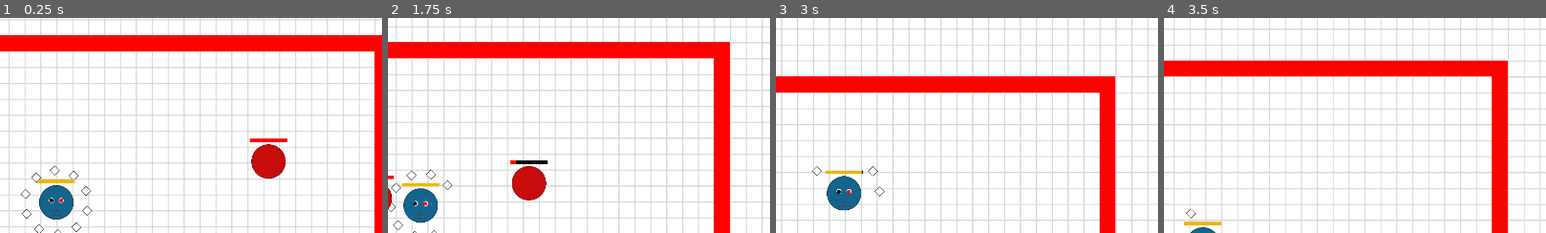
Above: before the commit, frames 1-4 (left to right).
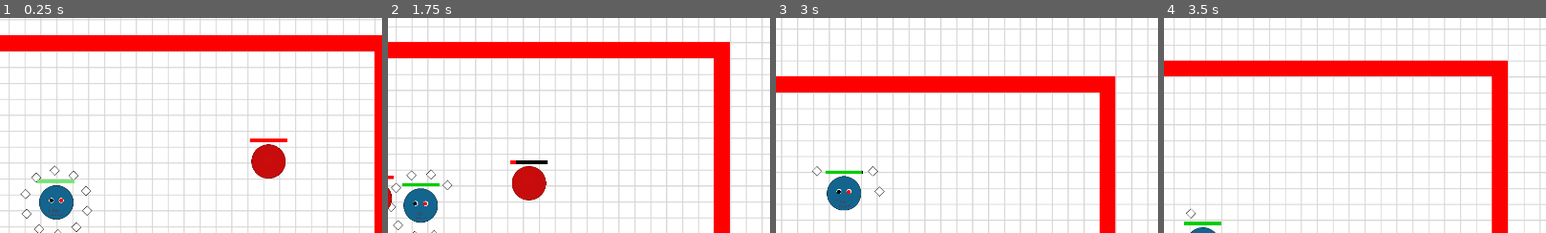
Above: after the commit, the same moments.

Repository: tim2go/wumpusflorr
Game: Godot game, scene res://scenes/test_level.tscn
Same seed, same stepped clock (60 frames per second), same inputs: the game is played once before the commit and once after it.
Inputs (mouse positions are % of the whole screen's width and height, from its top left):
- Up to frame 1 (0.25 s): no input
- Up to frame 2 (1.75 s): move the mouse to (72, 45) at 0.52 s; click (72, 45) at 0.6 s; move the mouse to (30, 55) at 1.27 s; click (30, 55) at 1.35 s
- Up to frame 3 (3 s): move the mouse to (60, 28) at 2.02 s; click (60, 28) at 2.1 s; move the mouse to (45, 70) at 2.77 s; click (45, 70) at 2.85 s
- Up to frame 4 (3.5 s): no input
The pictures show only the part of the screen within x 43-93%, y 7-57%; the shares and areas given below are measured in that part.

The runs differ from the first frame. In frame 1, 0.2% of the frame differs, in the area x 9-20%, y 75-77%; in frame 2, 0.2%, in the area x 3-14%, y 76-79%; in frame 3, 0.2%; in frame 4, 0.2%.

Commit message:
added punishment for draining all stamina

Diff:
--- a/scenes/enemy.tscn
+++ b/scenes/enemy.tscn
@@ -9,18 +9,18 @@
 [sub_resource type="CircleShape2D" id="CircleShape2D_4ra3w"]
 radius = 67.1193
 
-[node name="Enemy" type="CharacterBody2D" unique_id=878562135]
+[node name="Enemy" type="CharacterBody2D"]
 script = ExtResource("1_md0e3")
 
-[node name="Sprite2D" type="Sprite2D" parent="." unique_id=1936694061]
+[node name="Sprite2D" type="Sprite2D" parent="."]
 texture = ExtResource("1_7p1mj")
 
-[node name="EnemyArea" type="Area2D" parent="." unique_id=1026640713]
+[node name="EnemyArea" type="Area2D" parent="."]
 
-[node name="CollisionShape2D" type="CollisionShape2D" parent="EnemyArea" unique_id=414983732]
+[node name="CollisionShape2D" type="CollisionShape2D" parent="EnemyArea"]
 shape = SubResource("CircleShape2D_md0e3")
 
-[node name="HPBarBg" type="ColorRect" parent="." unique_id=1285356948]
+[node name="HPBarBg" type="ColorRect" parent="."]
 unique_name_in_owner = true
 offset_left = -75.0
 offset_top = -91.0
@@ -28,7 +28,7 @@
 offset_bottom = -77.0
 color = Color(0, 0, 0, 1)
 
-[node name="HPBar" type="ColorRect" parent="." unique_id=1333897367]
+[node name="HPBar" type="ColorRect" parent="."]
 unique_name_in_owner = true
 offset_left = -75.0
 offset_top = -91.0
@@ -36,7 +36,7 @@
 offset_bottom = -77.0
 color = Color(1, 0, 0, 1)
 
-[node name="CollisionShape2D" type="CollisionShape2D" parent="." unique_id=1152465347]
+[node name="CollisionShape2D" type="CollisionShape2D" parent="."]
 shape = SubResource("CircleShape2D_4ra3w")
 
 [connection signal="area_entered" from="EnemyArea" to="." method="_on_enemy_area_area_entered"]
--- a/scenes/pellet.tscn
+++ b/scenes/pellet.tscn
@@ -1,19 +1,19 @@
-[gd_scene format=3 uid="uid://bsro54eqwx8p4"]
+[gd_scene load_steps=4 format=3 uid="uid://bsro54eqwx8p4"]
 
 [ext_resource type="Texture2D" uid="uid://o4j40rew4mul" path="res://assets/textures/basic_petal.png" id="1_bonx2"]
-[ext_resource type="Script" uid="uid://c8wagehfv0gkc" path="res://scripts/pellet.gd" id="2_imiex"]
+[ext_resource type="Script" uid="uid://c8wagehfv0gkc" path="res://scripts/pellet.gd" id="2_dirtd"]
 
 [sub_resource type="RectangleShape2D" id="RectangleShape2D_bonx2"]
 size = Vector2(32.5269, 32.5269)
 
-[node name="Pellet" type="Sprite2D" unique_id=1519219341]
+[node name="Pellet" type="Sprite2D"]
 texture = ExtResource("1_bonx2")
-script = ExtResource("2_imiex")
+script = ExtResource("2_dirtd")
 
-[node name="PelletArea" type="Area2D" parent="." unique_id=871987998]
+[node name="PelletArea" type="Area2D" parent="."]
 unique_name_in_owner = true
 
-[node name="CollisionShape2D" type="CollisionShape2D" parent="PelletArea" unique_id=1831926424]
+[node name="CollisionShape2D" type="CollisionShape2D" parent="PelletArea"]
 position = Vector2(1.19209e-07, 3.57628e-07)
 rotation = 0.785398
 shape = SubResource("RectangleShape2D_bonx2")
--- a/scenes/player.tscn
+++ b/scenes/player.tscn
@@ -11,23 +11,23 @@
 [sub_resource type="CircleShape2D" id="CircleShape2D_qhqgy"]
 radius = 69.0
 
-[node name="Player" type="CharacterBody2D"]
+[node name="Player" type="CharacterBody2D" unique_id=1086275422]
 script = ExtResource("2_qhqgy")
 pellet = ExtResource("2_dqkch")
 
-[node name="Sprite2D" type="Sprite2D" parent="."]
+[node name="Sprite2D" type="Sprite2D" parent="." unique_id=1483842698]
 texture = ExtResource("1_3vyb7")
 script = ExtResource("4_smehm")
 
-[node name="left_eye" type="Node2D" parent="."]
+[node name="left_eye" type="Node2D" parent="." unique_id=1982079494]
 unique_name_in_owner = true
 position = Vector2(20, -8)
 
-[node name="right_eye" type="Node2D" parent="."]
+[node name="right_eye" type="Node2D" parent="." unique_id=194378427]
 unique_name_in_owner = true
 position = Vector2(-20, -8)
 
-[node name="StaminaBarBg" type="ColorRect" parent="."]
+[node name="StaminaBarBg" type="ColorRect" parent="." unique_id=1239098937]
 unique_name_in_owner = true
 offset_left = -75.0
 offset_top = -91.0
@@ -35,25 +35,24 @@
 offset_bottom = -77.0
 color = Color(0, 0, 0, 1)
 
-[node name="StaminaBar" type="ColorRect" parent="."]
+[node name="StaminaBar" type="ColorRect" parent="." unique_id=1469473204]
 unique_name_in_owner = true
 offset_left = -75.0
 offset_top = -91.0
 offset_right = 75.0
 offset_bottom = -77.0
-color = Color(0.93, 0.71300006, 0, 1)
 
-[node name="Camera2D" type="Camera2D" parent="."]
+[node name="Camera2D" type="Camera2D" parent="." unique_id=1202893106]
 unique_name_in_owner = true
 position_smoothing_enabled = true
 position_smoothing_speed = 1.5
 
-[node name="CollisionShape2D" type="CollisionShape2D" parent="." unique_id=703667899]
+[node name="CollisionShape2D" type="CollisionShape2D" parent="." unique_id=217623649]
 shape = SubResource("CircleShape2D_dqkch")
 
-[node name="PlayerArea" type="Area2D" parent="."]
+[node name="PlayerArea" type="Area2D" parent="." unique_id=1470528636]
 
-[node name="CollisionShape2D" type="CollisionShape2D" parent="PlayerArea" unique_id=184435781]
+[node name="CollisionShape2D" type="CollisionShape2D" parent="PlayerArea" unique_id=954082079]
 shape = SubResource("CircleShape2D_qhqgy")
 
 [connection signal="area_entered" from="PlayerArea" to="." method="_on_player_area_area_entered"]
--- a/scenes/test_level.tscn
+++ b/scenes/test_level.tscn
@@ -14,23 +14,23 @@
 physics_layer_0/collision_layer = 1
 sources/0 = SubResource("TileSetAtlasSource_j6w7d")
 
-[node name="Test Level" type="Node2D" unique_id=78575850]
+[node name="Test Level" type="Node2D"]
 
-[node name="TileMapLayer" type="TileMapLayer" parent="." unique_id=1823016208]
+[node name="TileMapLayer" type="TileMapLayer" parent="."]
 scale = Vector2(2, 2)
 tile_map_data = PackedByteArray("AAAAAAAAAAAAAAAAAAAAAAEAAAAAAAAAAAAAAAIAAAAAAAAAAAAAAAMAAAAAAAAAAAAAAAQAAAAAAAAAAAAAAA …(118720 unchanged characters)…
 tile_set = SubResource("TileSet_x4b8f")
 
-[node name="Player" parent="." unique_id=1232624048 instance=ExtResource("1_2venv")]
+[node name="Player" parent="." instance=ExtResource("1_2venv")]
 position = Vector2(768, 432)
 scale = Vector2(0.5, 0.5)
 
-[node name="Enemy" parent="." unique_id=1396968788 node_paths=PackedStringArray("player") instance=ExtResource("3_j6w7d")]
+[node name="Enemy" parent="." node_paths=PackedStringArray("player") instance=ExtResource("3_j6w7d")]
 position = Vector2(290, 380)
 scale = Vector2(0.5, 0.5)
 player = NodePath("../Player")
 
-[node name="Enemy2" parent="." unique_id=683269401 node_paths=PackedStringArray("player") instance=ExtResource("3_j6w7d")]
+[node name="Enemy2" parent="." node_paths=PackedStringArray("player") instance=ExtResource("3_j6w7d")]
 position = Vector2(1256, 338)
 scale = Vector2(0.5, 0.5)
 player = NodePath("../Player")
--- a/scripts/player.gd
+++ b/scripts/player.gd
@@ -9,7 +9,9 @@
 const max_stamina : int = 150
 const stamina_drain_per_sec : int = 75
 const stamina_recover_per_sec : int = 15
+const stamina_recover_punishment_percent : float = 0.8
 var stamina : float = max_stamina
+var stamina_fully_drained := false
 
 var pp : Vector2
 
@@ -50,25 +52,39 @@
 	if Input.is_action_just_released("left_click"):
 		left_click_down = false
 
+
 	# when left click held, radius of pellets increases
-	if left_click_down and stamina > 0:
+	if left_click_down and stamina > 0 and not stamina_fully_drained:
 		stamina -= stamina_drain_per_sec * delta
 		for p in Global.pellet_inventory:
 			#yay smoothing
 			p.dist = lerp(p.dist, 200, delta * 18)
 	elif left_click_down and stamina <= 0:
+		stamina_fully_drained = true
 		left_click_down = false
 		for p in Global.pellet_inventory:
 			p.dist = lerp(p.dist, 128, delta * 18)
 	else:
-		stamina += stamina_recover_per_sec * delta
+		# punishment is applied to recovery if you drain all of your stamina
+		stamina += stamina_recover_per_sec * delta * \
+			(stamina_recover_punishment_percent if stamina_fully_drained else 1)
 		for p in Global.pellet_inventory:
 			p.dist = lerp(p.dist, 128, delta * 18)
 
 	if stamina > max_stamina:
 		stamina = max_stamina
+	if stamina == max_stamina:
+		stamina_fully_drained = false
 	if stamina < 0:
 		stamina = 0
+
+	if stamina_fully_drained:
+		stamina_bar.color = Color(0.7, 0, 0)
+	elif stamina >= max_stamina:
+		stamina_bar.color = stamina_bar.color.lerp(Color(0, 0.8, 0), delta * 3)
+	else:
+		var col = 1 - (stamina / max_stamina)
+		stamina_bar.color = Color(col, 0.8, 0)
 
 	stamina_bar.size.x = stamina
 
Not shown, changed: assets/textures/basic_petal.png.import
Not shown, changed: assets/textures/enemy.png.import
Not shown, changed: assets/textures/player.png.import
Not shown, changed: assets/textures/tiles.png.import
Not shown: 1 places in scenes/enemy.tscn that only renumber resources
Not shown: 1 places in scenes/player.tscn that only renumber resources
Not shown: 1 places in scenes/test_level.tscn that only renumber resources
